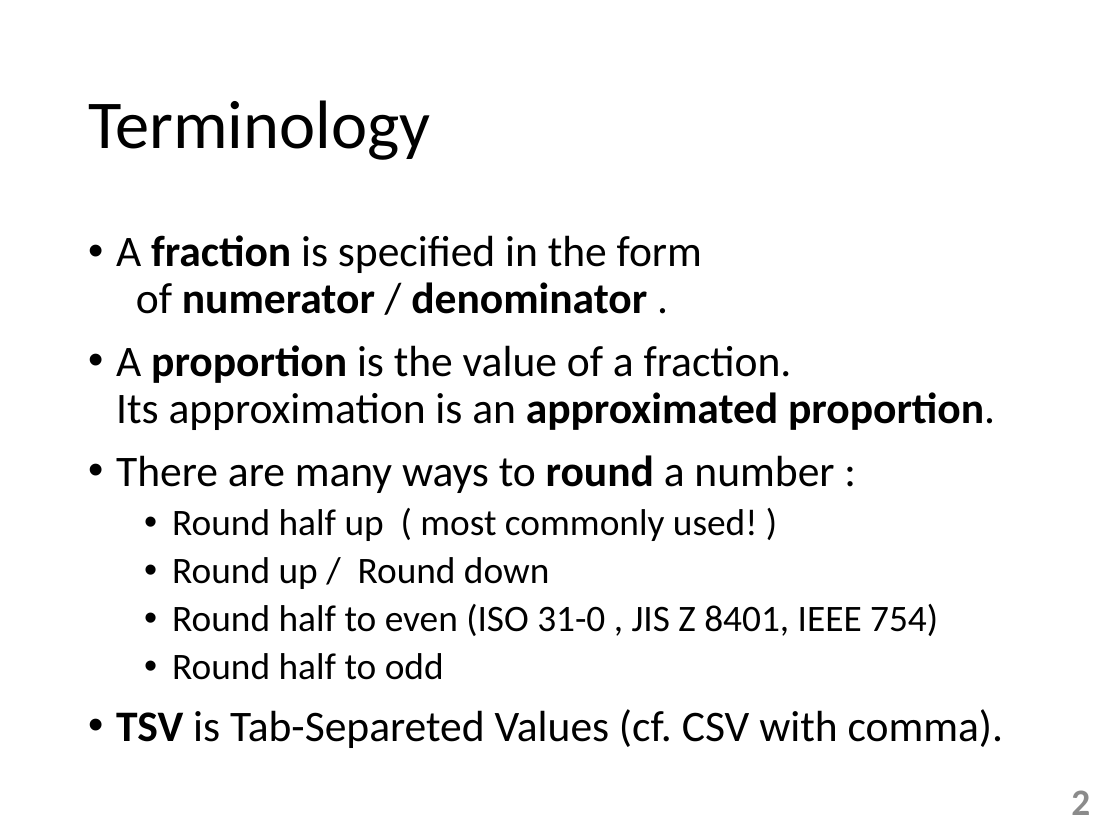
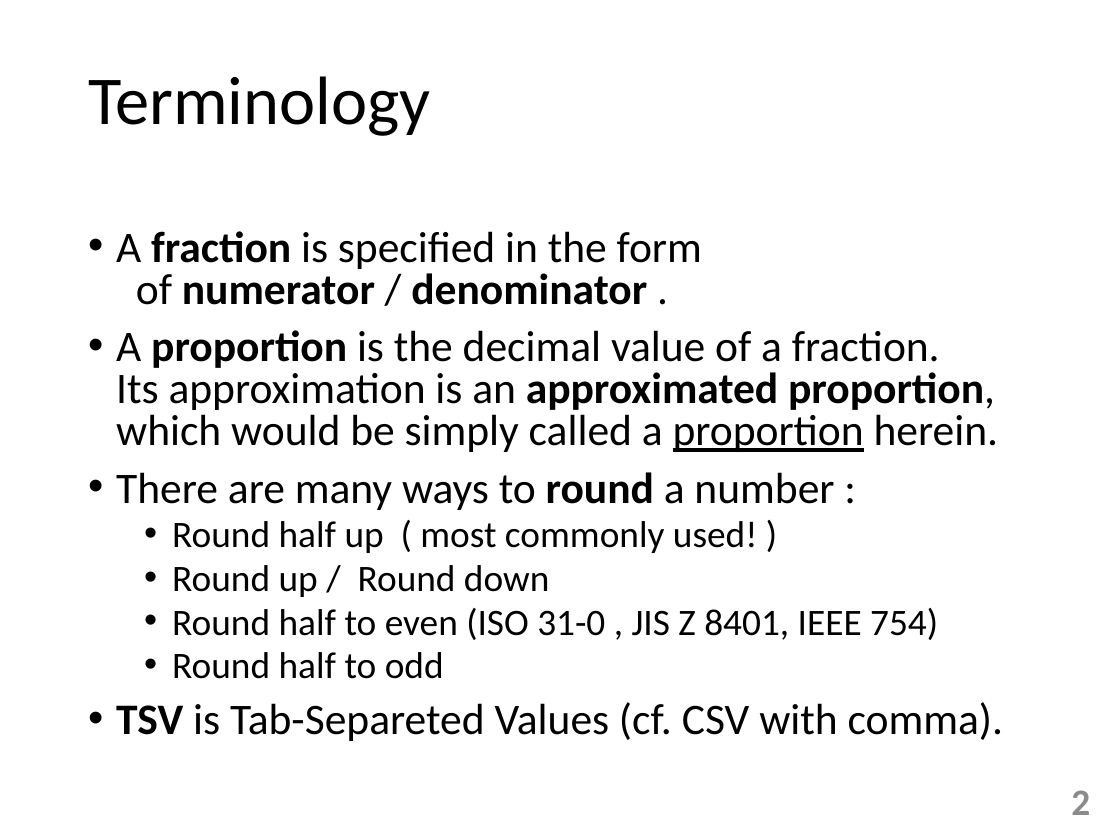
Before and after one commit to tulamili/App-denomfind, a slide deck: slide 2 of docs2/manipulation221022sat.pptx. Drawn at 1120x840 pixels with LibreOffice and Linux fonts; fonts in the diff are those of the drawing. Boxes give left, top, right and bottom in pixels: in the first picture for what was removed or moved away, otherwise in the second. Text is boxed around its words. In the diff, an @@ line names an element or a change of style, - is before the commit and + after.

```diff
--- a/docs2/manipulation221022sat.pptx
+++ b/docs2/manipulation221022sat.pptx
@@ title "Terminology" moved from (x1=88, y1=100, x2=430, y2=160) to (x1=88, y1=76, x2=430, y2=136) @@
@@ text at (x1=116, y1=231, x2=1003, y2=741): line spacing 0.9 to 0.8 @@
@@ text at (x1=116, y1=330, x2=999, y2=452): text changed @@
-• A proportion is the value of a fraction.
-  Its approximation is an approximated proportion.
+• A proportion is the decimal value of a fraction.
+  Its approximation is an approximated proportion,
+  which would be simply called a proportion herein.
```
Also in this commit, not shown: 1 other slide changed, 1 other file.
